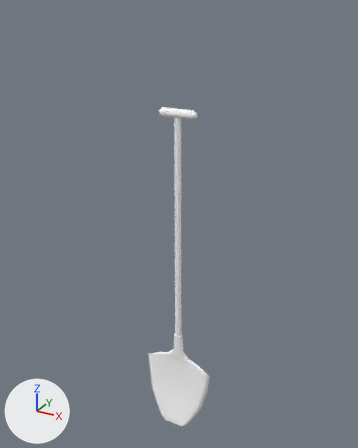
An edit to the FBX model Assets/Graphics/3D/Props/Prop_Shovel_model.fbx, drawn before and after from the same camera.
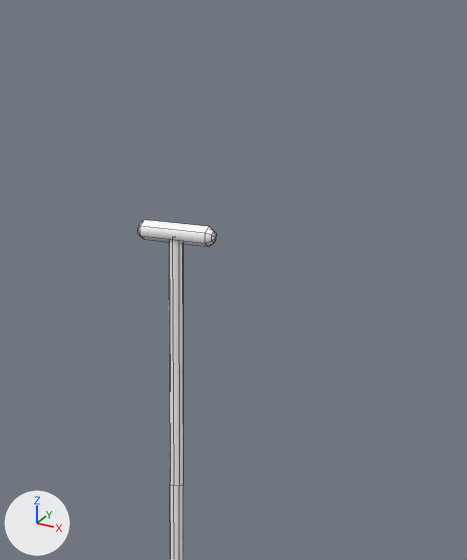
There are two pictures of each version: one whole from a 50 mm camera at (4.668, -0.196, 1.355) aimed at (3.988, 1.039, 0.737), one close up on the part from 26% to 89% of the width and 0% to 61% of the height. The axes (+X, +Y, +Z) are drawn at lower left. The lights are the same throughout. The close-ups show mesh edges as thin lines. Where no turn or scale is listed for an object, it has been applied to the vertices.

The older version as bpy lines, for what is in view:
```python
me_mesh = bpy.data.meshes.new('Mesh')
me_mesh.from_pydata(...)  # 123 vertices, 122 faces; spans x -0.122..0.122, y -0.029..0.029, z -0.563..0.563
me_mesh.materials.append(mat_lambert3)  # its picture is missing
ob_prop_shovel = bpy.data.objects.new('Prop_Shovel', me_mesh)
ob_prop_shovel.location = (4.0, 1.0, 0.534)
```
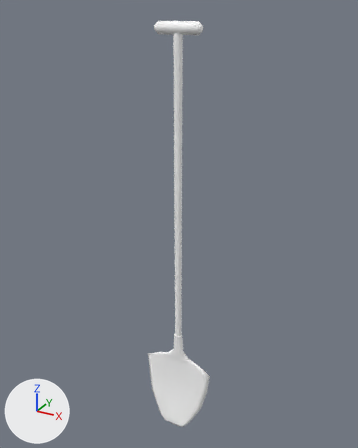
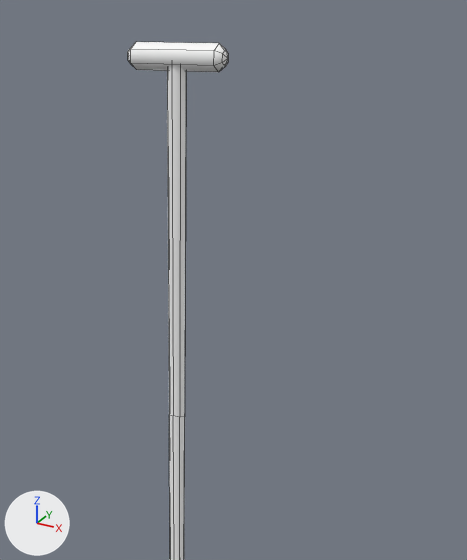
Where the newer file only moved an object's origin or applied its transform, the numbers keep the older frame.

Location of each change, (x1, y1, x2, y2) in pixels of the close-ups (467 x 560 px; the box of a moved part takes in the faces that stretch with it):
'Prop_Shovel', reshaped
    before: (138, 220, 216, 560)
    after: (128, 42, 228, 560)
part 1 of me_mesh, moved or reshaped
    before: (138, 220, 216, 247)
    after: (128, 42, 228, 72)
part 2 of me_mesh, moved or reshaped
    before: (169, 240, 183, 560)
    after: (167, 65, 186, 560)

The edits, one by one:
me_mesh has 123 vertices, 122 faces and spans x -0.122..0.122, y -0.029..0.029, z -0.563..0.563.
me_mesh is used by ob_prop_shovel; location (4.0, 1.0, 0.534).
me_mesh part 1: the loose piece of 26 vertices spanning x -0.059..0.059, y 0.0..0.023, z 0.536..0.563 is scaled about its middle by (1.2, 1.23, 1.23), then moved by (0.0, 0.002, 0.22).
Part 2, on me_mesh:
Vertex 107 of me_mesh moves from (0.007, 0.018, 0.547) to (0.009, 0.022, 0.766).
Vertex 108 of me_mesh moves from (0.0, 0.021, 0.547) to (0.0, 0.026, 0.766).
Vertex 109 of me_mesh moves from (-0.008, 0.018, 0.547) to (-0.01, 0.022, 0.766).
Vertex 110 of me_mesh moves from (-0.01, 0.011, 0.547) to (-0.013, 0.014, 0.766).
Vertex 111 of me_mesh moves from (-0.008, 0.005, 0.547) to (-0.01, 0.006, 0.766).
Vertex 112 of me_mesh moves from (0.0, 0.002, 0.547) at pixel (172, 236) to (0.0, 0.002, 0.766) at pixel (171, 60).
Vertex 113 of me_mesh moves from (0.007, 0.005, 0.547) to (0.009, 0.006, 0.766).
Vertex 114 of me_mesh moves from (0.01, 0.011, 0.547) to (0.012, 0.014, 0.766).
Vertex 115 of me_mesh moves from (-0.008, 0.006, 0.178) at pixel (169, 484) to (-0.009, 0.007, 0.288) at pixel (169, 414).
Vertex 116 of me_mesh moves from (-0.011, 0.013, 0.178) at pixel (170, 482) to (-0.013, 0.015, 0.286) at pixel (169, 413).
Vertex 117 of me_mesh moves from (-0.008, 0.019, 0.178) to (-0.009, 0.021, 0.288).
Vertex 118 of me_mesh moves from (0.0, 0.022, 0.178) to (0.0, 0.025, 0.289).
Vertex 119 of me_mesh moves from (0.007, 0.019, 0.178) at pixel (183, 483) to (0.008, 0.021, 0.288) at pixel (184, 413).
Vertex 120 of me_mesh moves from (0.01, 0.013, 0.178) at pixel (183, 485) to (0.012, 0.015, 0.286) at pixel (184, 416).
Vertex 121 of me_mesh moves from (0.008, 0.006, 0.178) at pixel (179, 486) to (0.009, 0.007, 0.288) at pixel (179, 417).
Vertex 122 of me_mesh moves from (0.0, 0.004, 0.178) at pixel (173, 485) to (0.0, 0.004, 0.289) at pixel (173, 415).
